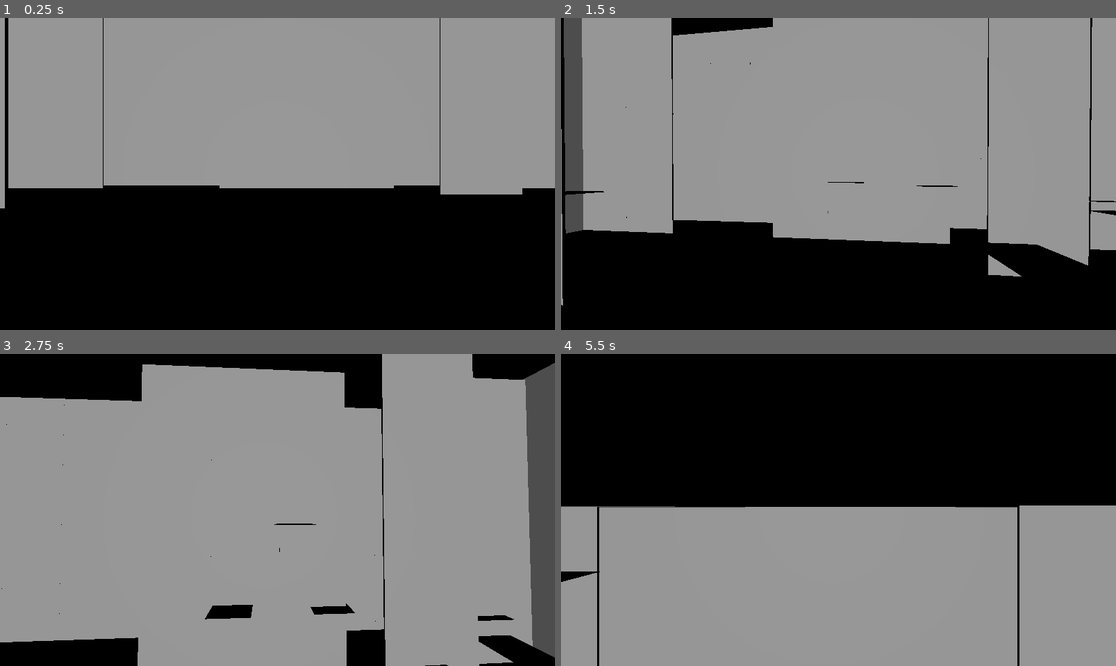
Above: before the commit, frames 1-4 (two rows, left to right).
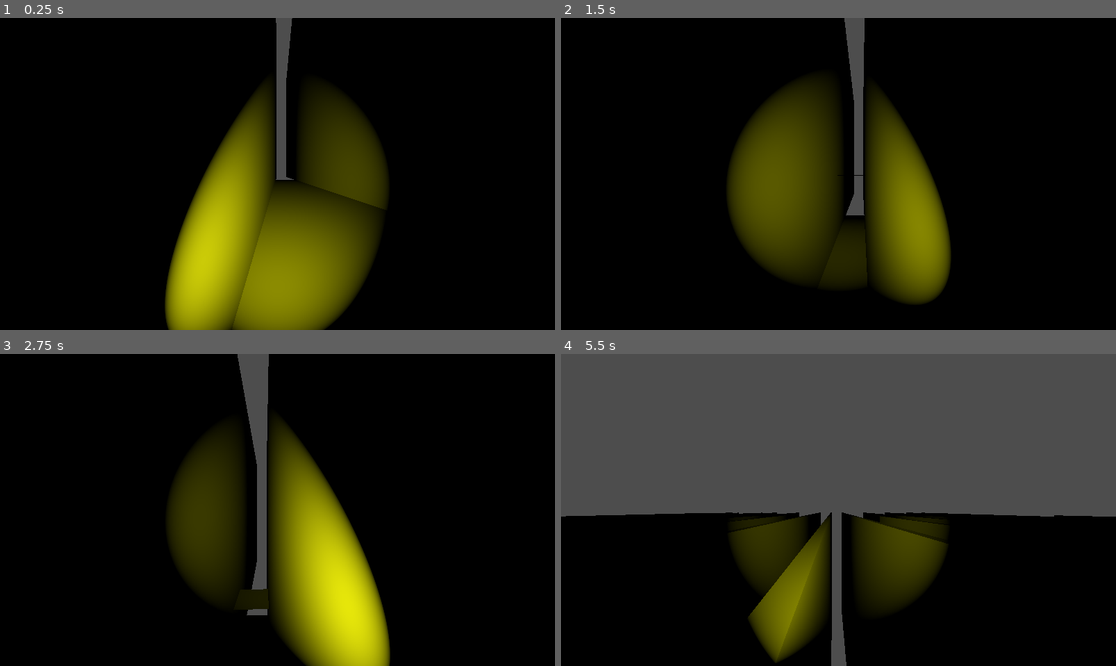
Above: after the commit, the same moments.

Repository: Isabeautiful/density-shift-game
Game: Godot game, scene res://Scenes/Tutorial/TestLevel.tscn
The game is run twice, just before and just after one commit, with the same random seed, the same clock (stepped at 60 frames per second) and the same inputs.
Inputs (mouse positions are in pixels of both pictures, inside the frame that each line leads up to):
- Up to frame 1 (0.25 s): no input
- Up to frame 2 (1.5 s): tap Enter at 0.5 s; move the mouse to (866, 174) at 0.52 s; hold D (move_right) 0.53-1.28 s; hold Shift (break_floor) 0.53-1.28 s; tap Space (jump) at 0.77 s; move the mouse to (810, 174) at 1.27 s; hold W (move_back) from 1.28 s (still down); tap S (move_foward) at 1.35 s
- Up to frame 3 (2.75 s): tap Space (jump) at 1.52 s; move the mouse to (288, 503) at 2.02 s; release W (move_back) at 2.03 s; hold D (move_right) from 2.03 s (still down); hold 2 (toggle_heavy) from 2.03 s (still down)
- Up to frame 4 (5.5 s): move the mouse to (832, 516) at 2.77 s; release 2 (toggle_heavy) at 2.78 s; tap 1 (toggle_light) at 2.85 s; tap Space (jump) at 3.02, 3.77, 4.52 s; move the mouse to (877, 513) at 3.52 s; release D (move_right) at 3.53 s; hold Shift (break_floor) 3.53-4.28 s; hold A (move_left) 3.53-5.03 s; move the mouse to (794, 506) at 4.27 s; tap S (move_foward) at 4.35 s; move the mouse to (844, 510) at 5.02 s; hold W (move_back) from 5.03 s (still down); hold 2 (toggle_heavy) from 5.03 s (still down)

The runs differ from the first frame. In frame 1, 70% of the frame differs, in the area x 0-100%, y 0-100%; in frame 2, 74%; in frame 3, 89%; in frame 4, 99%.

Commit message:
adiciona luz

Diff:
--- a/Scenes/Player/Player.tscn
+++ b/Scenes/Player/Player.tscn
@@ -19,13 +19,20 @@
 [node name="MeshInstance3D" type="MeshInstance3D" parent="."]
 
 [node name="CameraPivot" type="Node3D" parent="."]
-transform = Transform3D(1, 0, 0, 0, 1, 0, 0, 0, 1, 0, 1.6, 0)
+transform = Transform3D(1, 0, 0, 0, 1, 0, 0, 0, 1, 0, 0.46679568, 0)
 
 [node name="CameraController" type="Node3D" parent="CameraPivot"]
 script = ExtResource("2")
 
 [node name="Camera3D" type="Camera3D" parent="CameraPivot/CameraController"]
 current = true
+
+[node name="SpotLight3D" type="SpotLight3D" parent="CameraPivot/CameraController"]
+transform = Transform3D(1, 0, 0, 0, 1, 0, 0, 0, 1, 0, -0.46679568, 0)
+light_color = Color(1, 1, 0.050980393, 1)
+light_energy = 13.041
+spot_range = 50.999
+spot_angle = 29.06
 
 [node name="StateMachine" type="Node" parent="."]
 script = ExtResource("3")
--- a/Scenes/TowerFloor/TowerFloor.gd
+++ b/Scenes/TowerFloor/TowerFloor.gd
@@ -4,7 +4,6 @@
 @export var maze_cell_size: float = 10
 @export var wall_height: float = 45
 @export var ceiling_height: float = 45
-@export var complexity: float = 0.3
 @export var fragile_floor_chance: float = 0.2
 
 @onready var wall_scene = preload("res://Scenes/TowerFloor/Wall.tscn")
@@ -12,66 +11,155 @@
 
 func _ready():
 	generate_tower_floor()
+	generate_maze()
 	add_external_walls()
-	generate_maze()
 	generate_floating_floors()
 
 func generate_tower_floor():
 	$MainFloor.transform.origin = Vector3(0, 0, 0)
 	$Ceiling.transform.origin = Vector3(0, ceiling_height, 0)
 
+func generate_maze():
+	var grid_width = int(floor_size / maze_cell_size)
+	var grid_height = int(floor_size / maze_cell_size)
+
+	# Cria uma matriz para o labirinto (true = parede, false = caminho)
+	var maze = []
+	for x in range(grid_width):
+		maze.append([])
+		for y in range(grid_height):
+			maze[x].append(true)  # Começa com todas as células como paredes
+
+	# Algoritmo de Recursive Backtracker (DFS)
+	var stack = []
+	var start_x = 1
+	var start_y = 1
+
+	maze[start_x][start_y] = false  # Célula inicial como caminho
+	stack.append(Vector2(start_x, start_y))
+
+	var directions = [
+		Vector2(0, -2),  # Norte
+		Vector2(0, 2),   # Sul
+		Vector2(-2, 0),  # Oeste
+		Vector2(2, 0)    # Leste
+	]
+
+	while stack.size() > 0:
+		var current = stack.back()
+		var x = int(current.x)
+		var y = int(current.y)
+
+		# Verifica vizinhos não visitados
+		var neighbors = []
+
+		for dir in directions:
+			var nx = x + int(dir.x)
+			var ny = y + int(dir.y)
+
+			if nx > 0 and nx < grid_width-1 and ny > 0 and ny < grid_height-1:
+				if maze[nx][ny]:  # Se ainda não foi visitado (é parede)
+					neighbors.append(Vector2(nx, ny))
+
+		if neighbors.size() > 0:
+			# Escolhe um vizinho aleatório
+			var next = neighbors[randi() % neighbors.size()]
+			var nx = int(next.x)
+			var ny = int(next.y)
+
+			# Remove a parede entre a célula atual e o vizinho
+			var mid_x = (x + nx) / 2
+			var mid_y = (y + ny) / 2
+
+			maze[mid_x][mid_y] = false  # Cria passagem
+			maze[nx][ny] = false  # Marca nova célula como caminho
+
+			stack.append(Vector2(nx, ny))
+		else:
+			stack.pop_back()
+
+	# Cria entrada e saída
+	maze[1][0] = false  # Entrada
+	maze[grid_width-2][grid_height-1] = false  # Saída
+
+	# Cria as paredes físicas baseadas na matriz do labirinto
+	create_walls_from_maze(maze, grid_width, grid_height)
+
+func create_walls_from_maze(maze, width, height):
+	# Primeiro, cria paredes horizontais
+	for x in range(width-1):
+		for y in range(height):
+			# Se a célula atual é parede OU se há parede abaixo
+			if maze[x][y] or (y < height-1 and (maze[x][y+1] or maze[x][y])):
+				# Verifica se precisa de parede horizontal
+				var needs_horizontal_wall = false
+
+				if y == 0 or y == height-1:
+					# Bordas sempre têm paredes
+					needs_horizontal_wall = true
+				elif maze[x][y] != maze[x][y-1]:
+					# Transição entre caminho e parede
+					needs_horizontal_wall = true
+
+				if needs_horizontal_wall:
+					var pos_x = (x * maze_cell_size) - (floor_size / 2) + (maze_cell_size / 2)
+					var pos_z = (y * maze_cell_size) - (floor_size / 2)
+
+					# Paredes horizontais
+					create_wall(
+						Vector3(pos_x, wall_height/2, pos_z),
+						Vector3(maze_cell_size, wall_height, 0.2)
+					)
+
+	# Agora, cria paredes verticais
+	for x in range(width):
+		for y in range(height-1):
+			# Se a célula atual é parede OU se há parede à direita
+			if maze[x][y] or (x < width-1 and (maze[x+1][y] or maze[x][y])):
+				# Verifica se precisa de parede vertical
+				var needs_vertical_wall = false
+
+				if x == 0 or x == width-1:
+					# Bordas sempre têm paredes
+					needs_vertical_wall = true
+				elif maze[x][y] != maze[x-1][y]:
+					# Transição entre caminho e parede
+					needs_vertical_wall = true
+
+				if needs_vertical_wall:
+					var pos_x = (x * maze_cell_size) - (floor_size / 2)
+					var pos_z = (y * maze_cell_size) - (floor_size / 2) + (maze_cell_size / 2)
+
+					# Paredes verticais
+					create_wall(
+						Vector3(pos_x, wall_height/2, pos_z),
+						Vector3(0.2, wall_height, maze_cell_size)
+					)
+
 func add_external_walls():
 	var half_size = floor_size / 2.0
 
+	# Paredes externas (bordas do labirinto)
 	# Norte
-	create_wall(Vector3(0, wall_height/2, -half_size), Vector3(floor_size, wall_height, 0.5))
+	create_wall(
+		Vector3(0, wall_height/2, -half_size),
+		Vector3(floor_size, wall_height, 0.5)
+	)
 	# Sul
-	create_wall(Vector3(0, wall_height/2, half_size), Vector3(floor_size, wall_height, 0.5))
+	create_wall(
+		Vector3(0, wall_height/2, half_size),
+		Vector3(floor_size, wall_height, 0.5)
+	)
 	# Leste
-	create_wall(Vector3(-half_size, wall_height/2, 0), Vector3(0.5, wall_height, floor_size))
+	create_wall(
+		Vector3(-half_size, wall_height/2, 0),
+		Vector3(0.5, wall_height, floor_size)
+	)
 	# Oeste
-	create_wall(Vector3(half_size, wall_height/2, 0), Vector3(0.5, wall_height, floor_size))
-
-func generate_maze():
-	var cells_x = int(floor_size / maze_cell_size)
-	var cells_z = int(floor_size / maze_cell_size)
-
-	var maze = []
-	for x in range(cells_x):
-		maze.append([])
-		for z in range(cells_z):
-			var is_wall = x == 0 or x == cells_x-1 or z == 0 or z == cells_z-1 or randf() < complexity
-			maze[x].append(1 if is_wall else 0)
-
-	create_main_paths(maze)
-
-	for x in range(cells_x):
-		for z in range(cells_z):
-			if maze[x][z] == 1:
-				var pos_x = (x * maze_cell_size) - (floor_size / 2) + (maze_cell_size / 2)
-				var pos_z = (z * maze_cell_size) - (floor_size / 2) + (maze_cell_size / 2)
-				create_wall(Vector3(pos_x, wall_height/2, pos_z), Vector3(maze_cell_size, wall_height, 0.2))
-
-func create_main_paths(maze):
-	var cells_x = maze.size()
-	var cells_z = maze[0].size()
-
-	var middle_z = int(cells_z / 2)
-	for x in range(2, cells_x - 2):
-		maze[x][middle_z] = 0
-		if x % 6 == 0 and middle_z > 2 and middle_z < cells_z - 3:
-			for offset in range(-2, 3):
-				maze[x][middle_z + offset] = 0
-
-	var middle_x = int(cells_x / 2)
-	for z in range(2, cells_z - 2):
-		maze[middle_x][z] = 0
-		if z % 8 == 0 and middle_x > 2 and middle_x < cells_x - 3:
-			for offset in range(-2, 3):
-				maze[middle_x + offset][z] = 0
-
-	maze[2][2] = 0
-	maze[cells_x - 3][cells_z - 3] = 0
+	create_wall(
+		Vector3(half_size, wall_height/2, 0),
+		Vector3(0.5, wall_height, floor_size)
+	)
 
 func create_wall(position: Vector3, size: Vector3):
 	var wall = wall_scene.instantiate()
--- a/Scenes/TowerFloor/TowerFloor.tscn
+++ b/Scenes/TowerFloor/TowerFloor.tscn
@@ -1,26 +1,34 @@
-[gd_scene load_steps=4 format=3 uid="uid://cvvnyiqxev7ej"]
+[gd_scene load_steps=5 format=3 uid="uid://torre_andar_labirinto"]
 
-[ext_resource type="Script" uid="uid://clm4b68edsqup" path="res://Scenes/TowerFloor/TowerFloor.gd" id="1_script"]
+[ext_resource type="Script" path="res://Scenes/TowerFloor/TowerFloor.gd" id="1_script"]
+[ext_resource type="PackedScene" path="res://Scenes/TowerFloor/Wall.tscn" id="2_wall"]
+[ext_resource type="PackedScene" path="res://Scenes/Floor/floor.tscn" id="3_fragile"]
+
+[sub_resource type="BoxMesh" id="BoxMesh_floor"]
+size = Vector3(100, 0.1, 100)
 
 [sub_resource type="BoxShape3D" id="BoxShape3D_floor"]
 size = Vector3(100, 0.1, 100)
 
-[sub_resource type="BoxMesh" id="BoxMesh_floor"]
-size = Vector3(100, 0.1, 100)
-
 [node name="TowerFloor" type="Node3D"]
 script = ExtResource("1_script")
+floor_size = 100
+maze_cell_size = 10
+wall_height = 45
+ceiling_height = 45
+fragile_floor_chance = 0.2
 
 [node name="MainFloor" type="StaticBody3D" parent="."]
 
 [node name="FloorCollision" type="CollisionShape3D" parent="MainFloor"]
+transform = Transform3D(1, 0, 0, 0, 1, 0, 0, 0, 1, 0, 0, 0)
 shape = SubResource("BoxShape3D_floor")
 
 [node name="FloorMesh" type="MeshInstance3D" parent="MainFloor"]
+transform = Transform3D(1, 0, 0, 0, 1, 0, 0, 0, 1, 0, 0, 0)
 mesh = SubResource("BoxMesh_floor")
 
 [node name="Ceiling" type="StaticBody3D" parent="."]
-transform = Transform3D(1, 0, 0, 0, 0.006310809, 0, 0, 0, 1, 0, 0, 0)
 
 [node name="CeilingCollision" type="CollisionShape3D" parent="Ceiling"]
 transform = Transform3D(1, 0, 0, 0, 1, 0, 0, 0, 1, 0, 45, 0)
